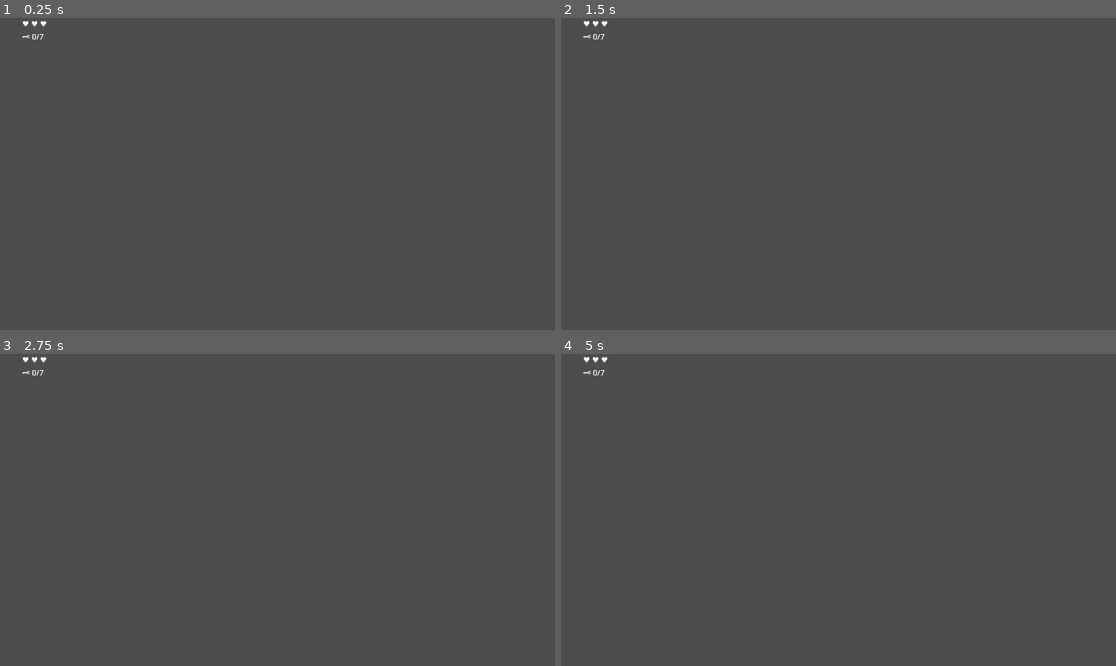
Above: before the commit, frames 1-4 (two rows, left to right).
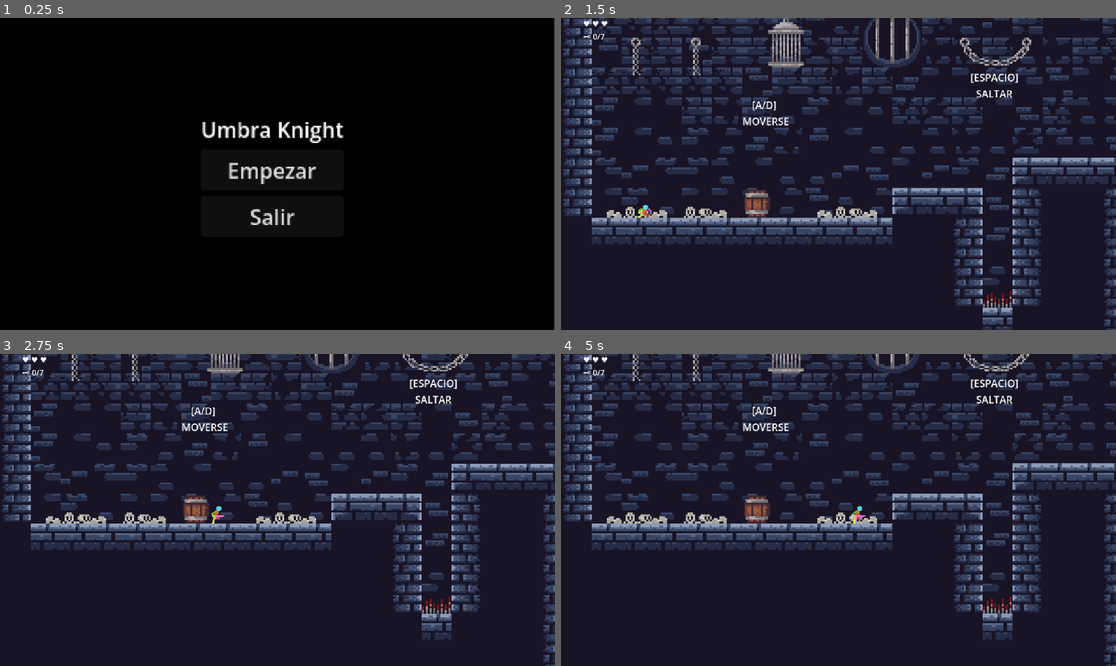
Above: after the commit, the same moments.

Repository: AncorVM-DEV/AncorVM-ProyectoFinal-PGL
Game: Godot game, scene res://ui/main_menu/MainMenu.tscn
Same seed, same stepped clock (60 frames per second), same inputs: the game is played once before the commit and once after it. Before the commit the project starts from res://ui/hud/HUD.tscn. Sound files missing from this copy of the repository are replaced by a short silence.
Inputs (mouse positions are in pixels of both pictures, inside the frame that each line leads up to):
- Up to frame 1 (0.25 s): no input
- Up to frame 2 (1.5 s): click (832, 170) at 0.5 s, where only the run after the commit has a clickable "Empezar"; hold D (move_right) from 1.28 s (still down); tap Z (attack) at 1.35 s
- Up to frame 3 (2.75 s): keep holding D (move_right); tap Space (jump) at 1.52, 2.27 s; tap E (interactuar) at 2.1 s
- Up to frame 4 (5 s): release D (move_right) at 2.78 s; hold A (move_left) 2.78-3.53 s; tap Shift (roll) at 2.85 s; hold D (move_right) from 3.53 s (still down); tap Z (attack) at 3.6 s; tap Space (jump) at 3.77, 4.52 s; tap E (interactuar) at 4.35 s

The runs differ from the first frame. In frame 1, 100% of the frame differs, in the area x 0-100%, y 0-100%; in frame 2, 92%; in frame 3, 93%; in frame 4, 94%.

Commit message:
Fix: escena principal

Diff:
--- a/project.godot
+++ b/project.godot
@@ -11,7 +11,7 @@
 [application]
 
 config/name="AncorVM-ProyectoFinal-PGL"
-run/main_scene="uid://dusjf2tgd0s11"
+run/main_scene="uid://c6gcb50e85p1i"
 config/features=PackedStringArray("4.6", "GL Compatibility")
 config/icon="res://icon.svg"
 
